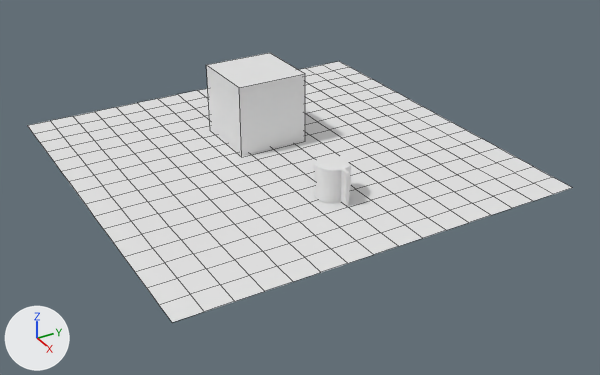
An edit to the Blender file scenes/untitled.blend, drawn before and after from the same camera.
Camera for both pictures: a 50 mm camera at (17.82, -9.85, 9.94) aimed at (1.03, 0.03, -0.56). Arrows for +X, +Y and +Z are at lower left; the lights stay in place. Mesh edges are drawn as thin lines on the coarser meshes.

Script lines for the objects in view, before the commit:
```python
me_obstacle = bpy.data.meshes.new('obstacle')
me_obstacle.from_pydata(...)  # a box spanning x -1.0..1.0, y -1.0..1.0, z -1.0..1.0
me_player = bpy.data.meshes.new('player')
me_player.from_pydata(...)  # 68 vertices, 38 faces; spans x 2.21..3.319, y -0.443..0.45, z 0.013..0.909
me_walkmesh = bpy.data.meshes.new('walkmesh')
me_walkmesh.from_pydata(...)  # 289 vertices, 256 faces; spans x -1.0..1.0, y -1.0..1.0, z 0.0
ob_obstacle = bpy.data.objects.new('obstacle', me_obstacle)
ob_obstacle.location = (-1.42, 0.05, 0.97)
ob_player = bpy.data.objects.new('player', me_player)
ob_player.location = (0.0, 0.0, 0.0)
ob_walkmesh = bpy.data.objects.new('walkmesh', me_walkmesh)
ob_walkmesh.location = (0.0, 0.0, 0.0)
ob_walkmesh.scale = (5.41, 5.41, 5.41)
```
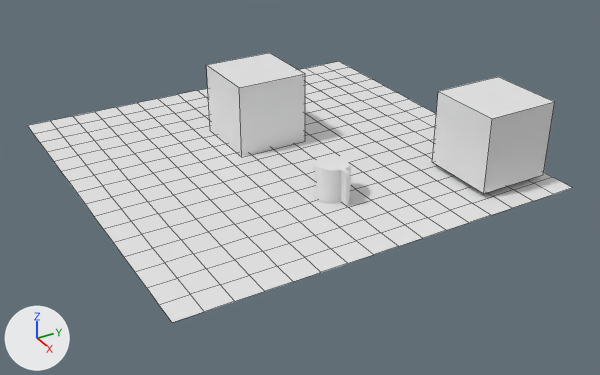
Where the newer file only moved an object's origin or applied its transform, the numbers keep the older frame.

The change, as a list of edits to the scene's bpy script:
```text
Add me_door:
    me_door.from_pydata(...)  # a box spanning x 2.7..4.7, y 3.09..5.09, z 0.14..2.14
Add ob_door:
    ob_door = bpy.data.objects.new('door', me_door)
    ob_door.location = (0.0, 0.0, 0.0)
```

Boxes [x1, y1, x2, y2] around the edits, measured in the pictures (600 x 375 px):
'door', added
    after: [432, 77, 555, 194]
